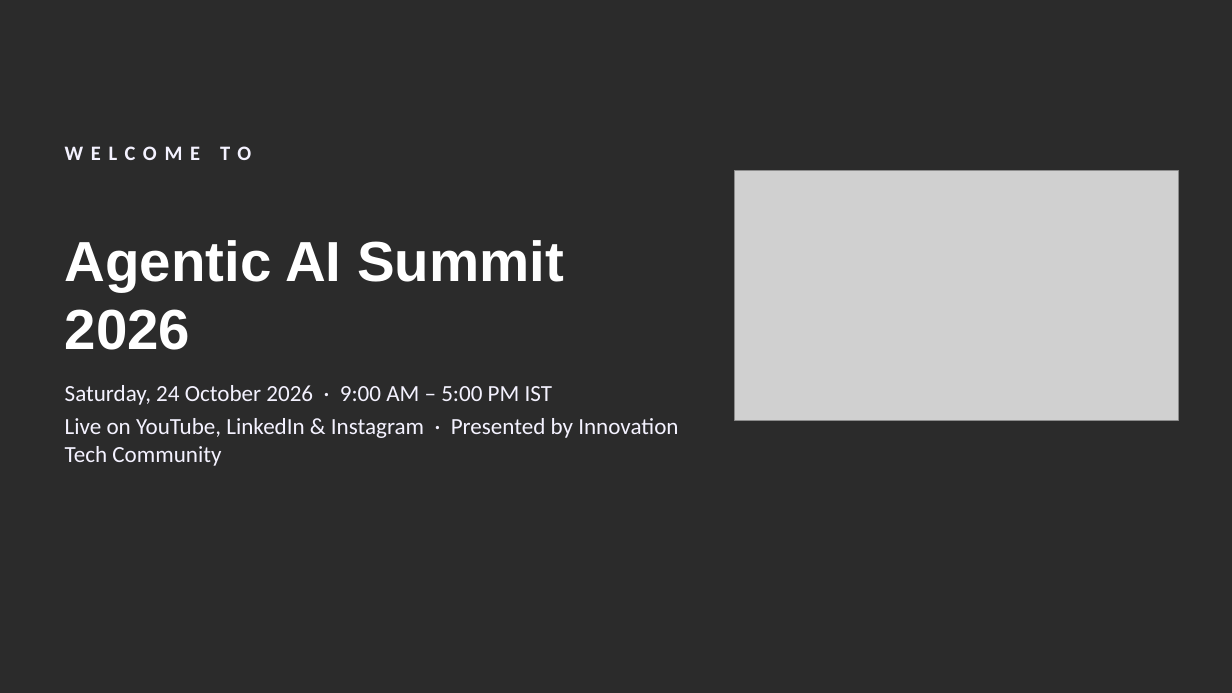
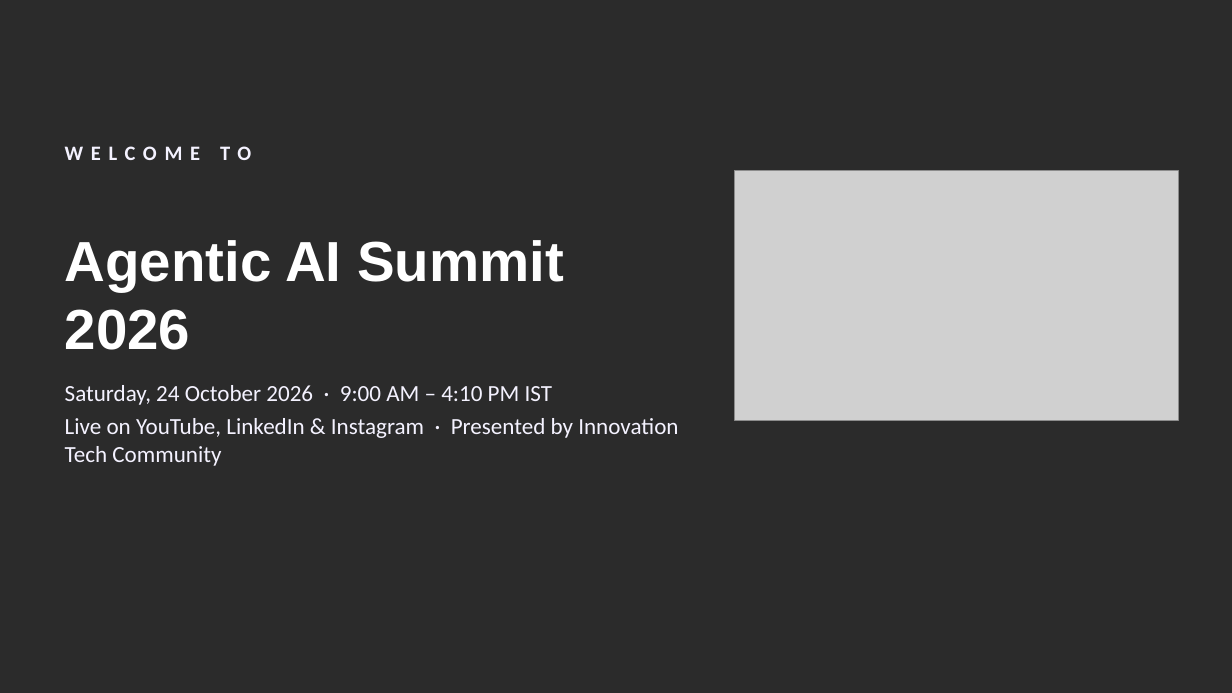
Before and after one commit to prathapm14/agentic-ai-summit-2026, a slide deck: slide 1 of slides/agentic-ai-summit-2026-host-deck.pptx. Drawn at 1232x693 pixels with LibreOffice and Linux fonts; fonts in the diff are those of the drawing; grey boxes stand for pictures; background and template pictures are left out; a plain dark background stands for a picture behind light text. Boxes give left, top, right and bottom in pixels: in the first picture for what was removed or moved away, otherwise in the second. Text is boxed around its words. In the diff, an @@ line names an element or a change of style, - is before the commit and + after.

```diff
--- a/slides/agentic-ai-summit-2026-host-deck.pptx
+++ b/slides/agentic-ai-summit-2026-host-deck.pptx
@@ text at [65, 385, 552, 405]: text changed @@
-Saturday, 24 October 2026 · 9:00 AM – 5:00 PM IST
+Saturday, 24 October 2026 · 9:00 AM – 4:10 PM IST
```
Also in this commit, not shown: 13 other slides changed, 1 slide added, 15 other files.
